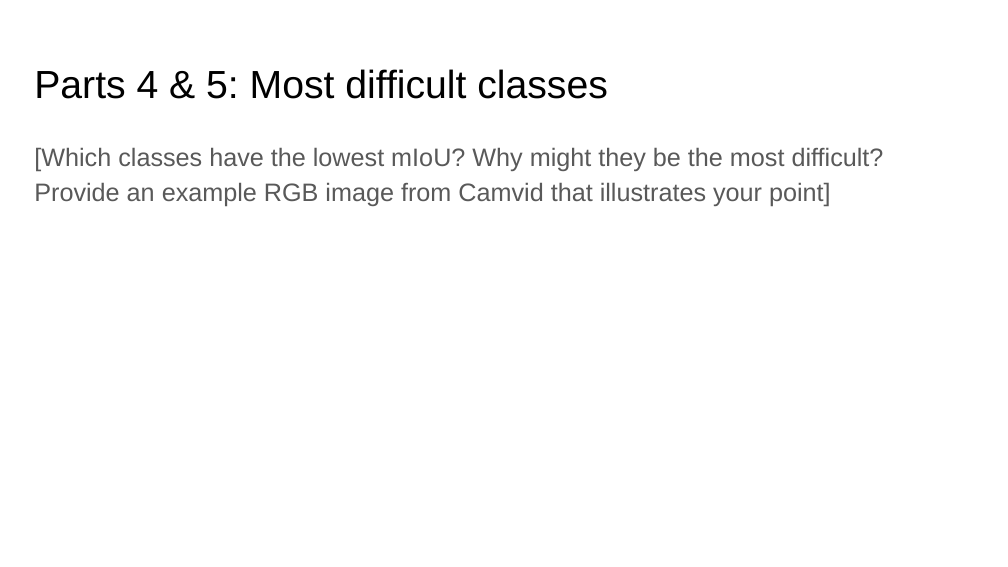
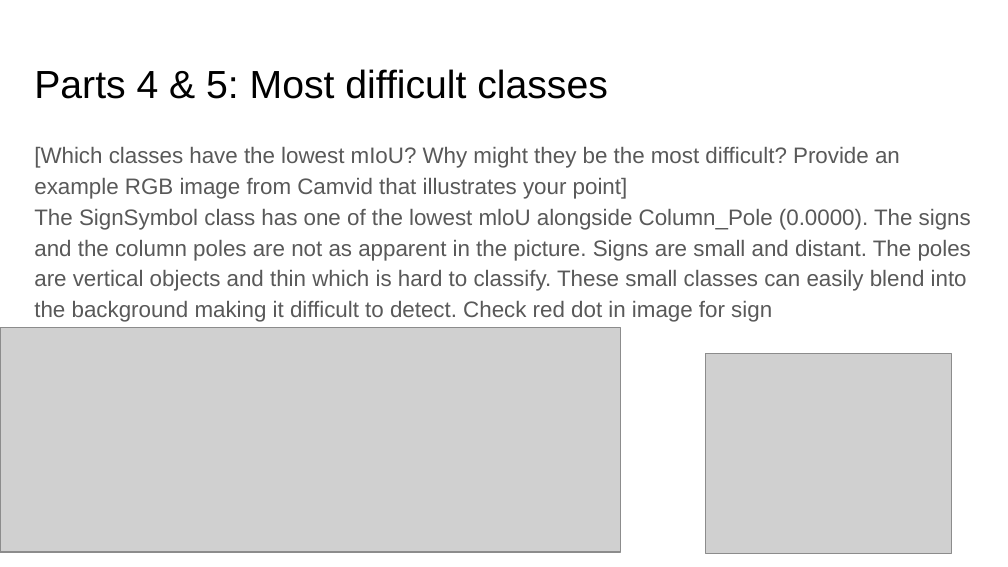
Before and after one commit to anirudh-arunkumar/ComputerVision, a slide deck: slide 4 of project-4-main/doc/proj4_report.pptx. Drawn at 1008x567 pixels with LibreOffice and Linux fonts; fonts in the diff are those of the drawing; grey boxes stand for pictures. Boxes give left, top, right and bottom in pixels: in the first picture for what was removed or moved away, otherwise in the second. Text is boxed around its words. In the diff, an @@ line names an element or a change of style, - is before the commit and + after.

```diff
--- a/project-4-main/doc/proj4_report.pptx
+++ b/project-4-main/doc/proj4_report.pptx
@@ text at <box>34,147,900,199</box>: size 18 to 16 pt in "[Which classes have the lowest mIoU? Why ..." @@
@@ text at <box>34,209,971,322</box>: paragraph added @@
+The SignSymbol class has one of the lowest mloU alongside Column_Pole (0.0000). The signs and the column poles are not as apparent in the picture. Signs are small and distant. The poles are vertical objects and thin which is hard to classify. These small classes can easily blend into the background making it difficult to detect. Check red dot in image for sign
@@ picture added at <box>0,328,621,551</box> @@
@@ picture added at <box>706,354,951,553</box> @@
```
Also in this commit, not shown: 6 other slides changed, 19 other files.
